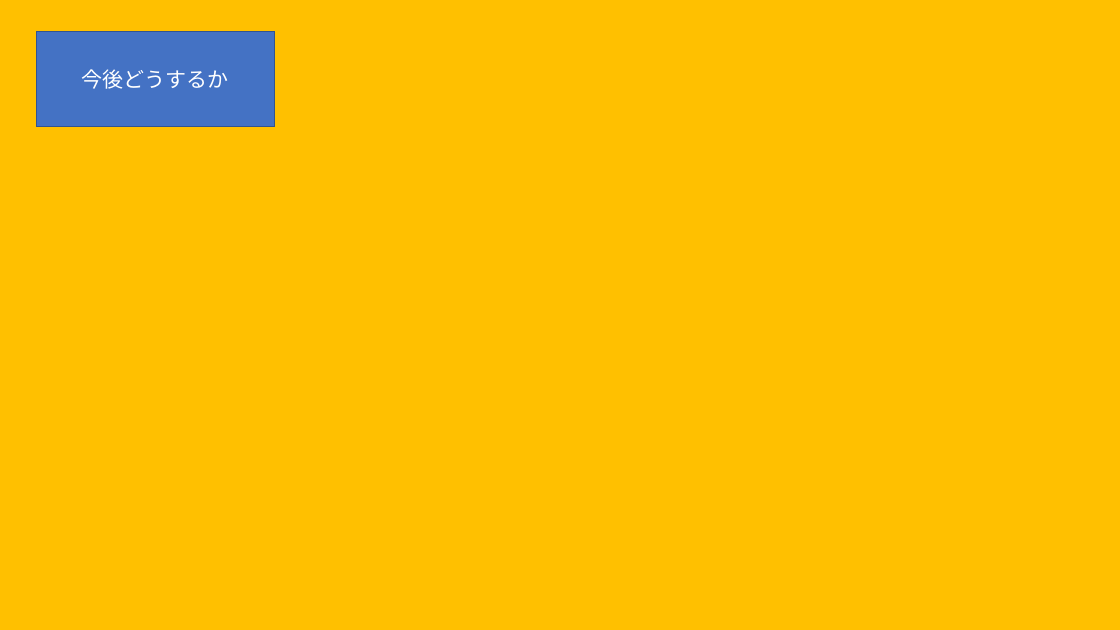
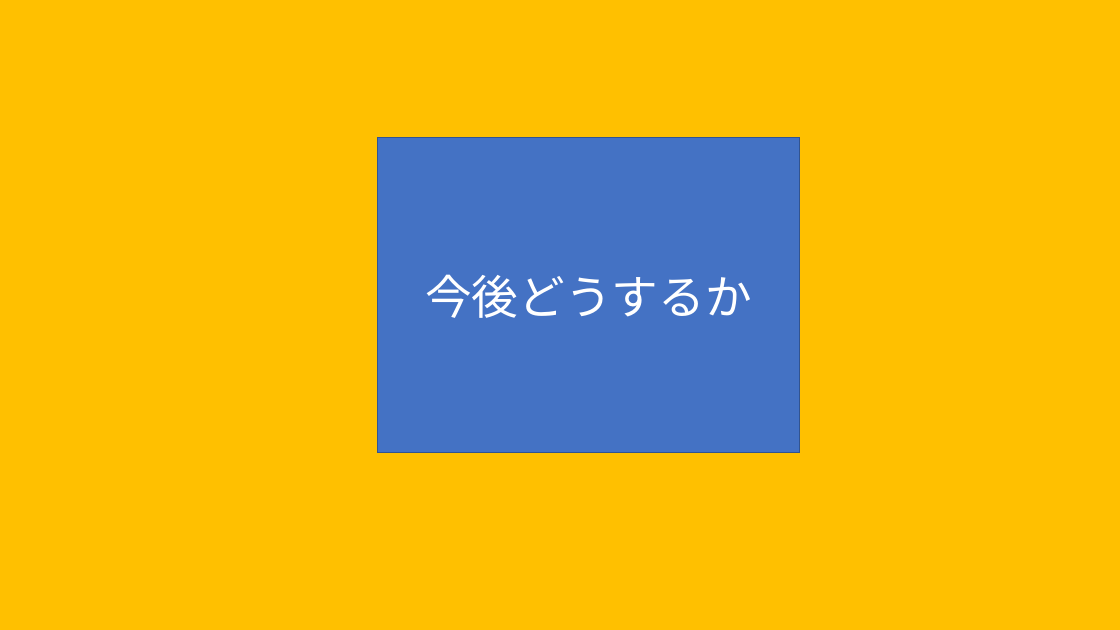
Before and after one commit to hamazakitoui/haskeat, a slide deck: slide 10 of haskeat.pptx. Drawn at 1120x630 pixels with LibreOffice and Linux fonts; fonts in the diff are those of the drawing. Boxes give left, top, right and bottom in pixels: in the first picture for what was removed or moved away, otherwise in the second. Text is boxed around its words. In the diff, an @@ line names an element or a change of style, - is before the commit and + after.

Commit message:
少しだけ変更

```diff
--- a/haskeat.pptx
+++ b/haskeat.pptx
@@ rectangle "今後どうするか": place and size @@
-rectangle "今後どうするか" at (36,32,275,127)
+rectangle "今後どうするか" at (377,138,800,453)
@@ rectangle "今後どうするか" at (377,138,800,453): size 18 to 40 pt @@
```
